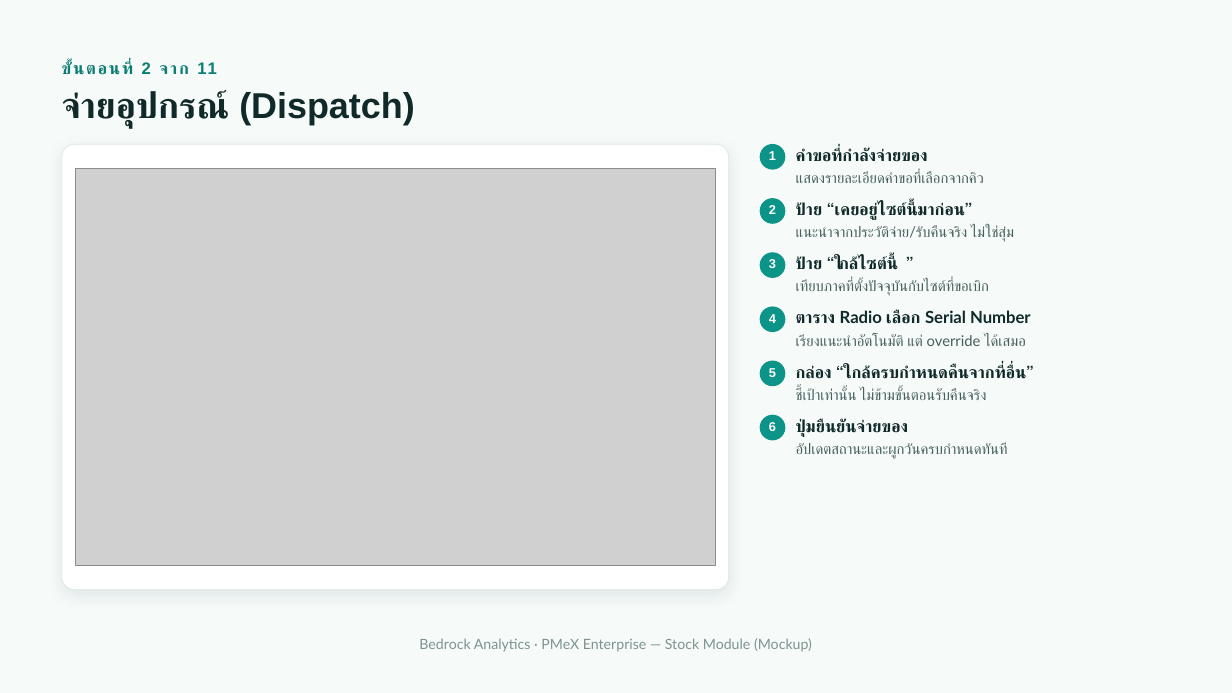
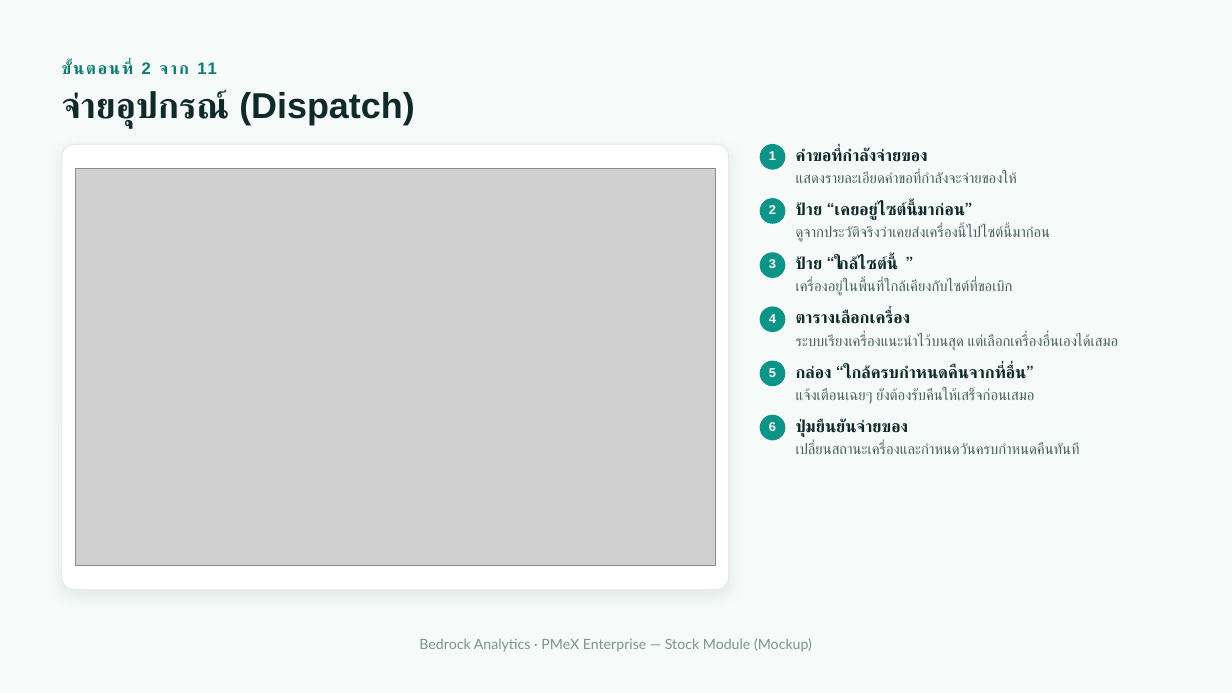
Before and after one commit to LaddaK-Bedrocks/ASSET_STOCK, a slide deck: slide 7 of PMeX Stock Module — Mockup Presentation.pptx. Drawn at 1232x693 pixels with LibreOffice and Linux fonts; fonts in the diff are those of the drawing; grey boxes stand for pictures. Boxes give left, top, right and bottom in pixels: in the first picture for what was removed or moved away, otherwise in the second. Text is boxed around its words. In the diff, an @@ line names an element or a change of style, - is before the commit and + after.

```diff
--- a/PMeX Stock Module — Mockup Presentation.pptx
+++ b/PMeX Stock Module — Mockup Presentation.pptx
@@ text at (796,171,1017,183): text changed @@
-แสดงรายละเอียดคำขอที่เลือกจากคิว
+แสดงรายละเอียดคำขอที่กำลังจะจ่ายของให้
@@ text at (796,225,1050,242): text changed @@
-แนะนำจากประวัติจ่าย/รับคืนจริง ไม่ใช่สุ่ม
+ดูจากประวัติจริงว่าเคยส่งเครื่องนี้ไปไซต์นี้มาก่อน
@@ text at (796,280,1012,296): text changed @@
-เทียบภาคที่ตั้งปัจจุบันกับไซต์ที่ขอเบิก
+เครื่องอยู่ในพื้นที่ใกล้เคียงกับไซต์ที่ขอเบิก
@@ text at (796,311,910,324): text changed @@
-ตาราง Radio เลือก Serial Number
+ตารางเลือกเครื่อง
@@ text at (796,334,1119,351): text changed @@
-เรียงแนะนำอัตโนมัติ แต่ override ได้เสมอ
+ระบบเรียงเครื่องแนะนำไว้บนสุด แต่เลือกเครื่องอื่นเองได้เสมอ
@@ text at (796,388,1035,404): text changed @@
-ชี้เป้าเท่านั้น ไม่ข้ามขั้นตอนรับคืนจริง
+แจ้งเตือนเฉยๆ ยังต้องรับคืนให้เสร็จก่อนเสมอ
@@ text at (796,442,1080,454): text changed @@
-อัปเดตสถานะและผูกวันครบกำหนดทันที
+เปลี่ยนสถานะเครื่องและกำหนดวันครบกำหนดคืนทันที
```
Also in this commit, not shown: 13 other slides changed, 4 slides added, 3 slides removed, 4 other files.
